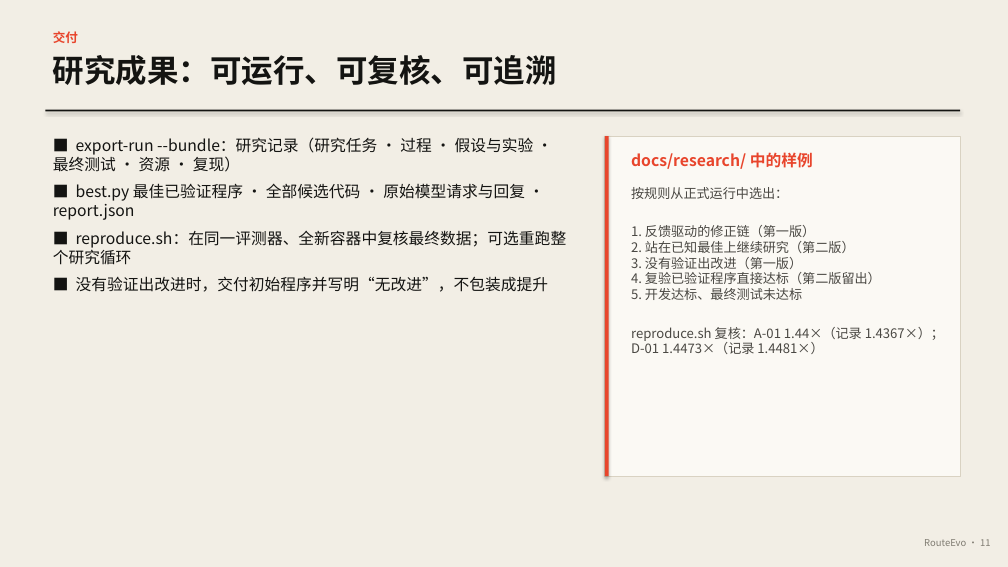
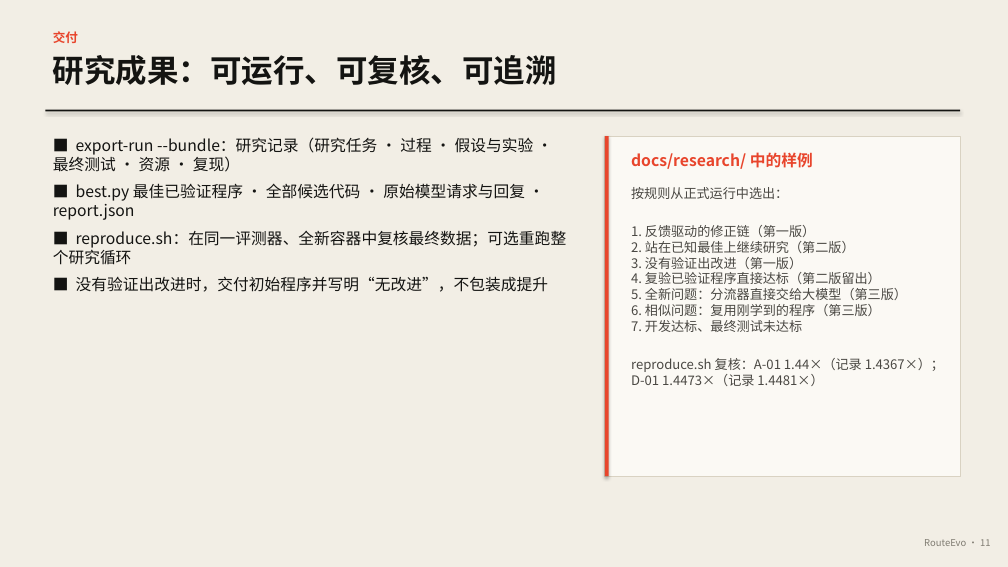
Before and after one commit to bohack-2026-hw/QuotaCrux, a slide deck: slide 11 of docs/RouteEvo.pptx. Drawn at 1008x567 pixels with LibreOffice and Linux fonts; fonts in the diff are those of the drawing. Boxes give left, top, right and bottom in pixels: in the first picture for what was removed or moved away, otherwise in the second. Text is boxed around its words. In the diff, an @@ line names an element or a change of style, - is before the commit and + after.

```diff
--- a/docs/RouteEvo.pptx
+++ b/docs/RouteEvo.pptx
@@ text at box(631, 288, 907, 332): text changed @@
-5. 开发达标、最终测试未达标
+5. 全新问题：分流器直接交给大模型（第三版）
+6. 相似问题：复用刚学到的程序（第三版）
+7. 开发达标、最终测试未达标
```
Also in this commit, not shown: 9 other slides changed, 4 slides added, 8 other files.
